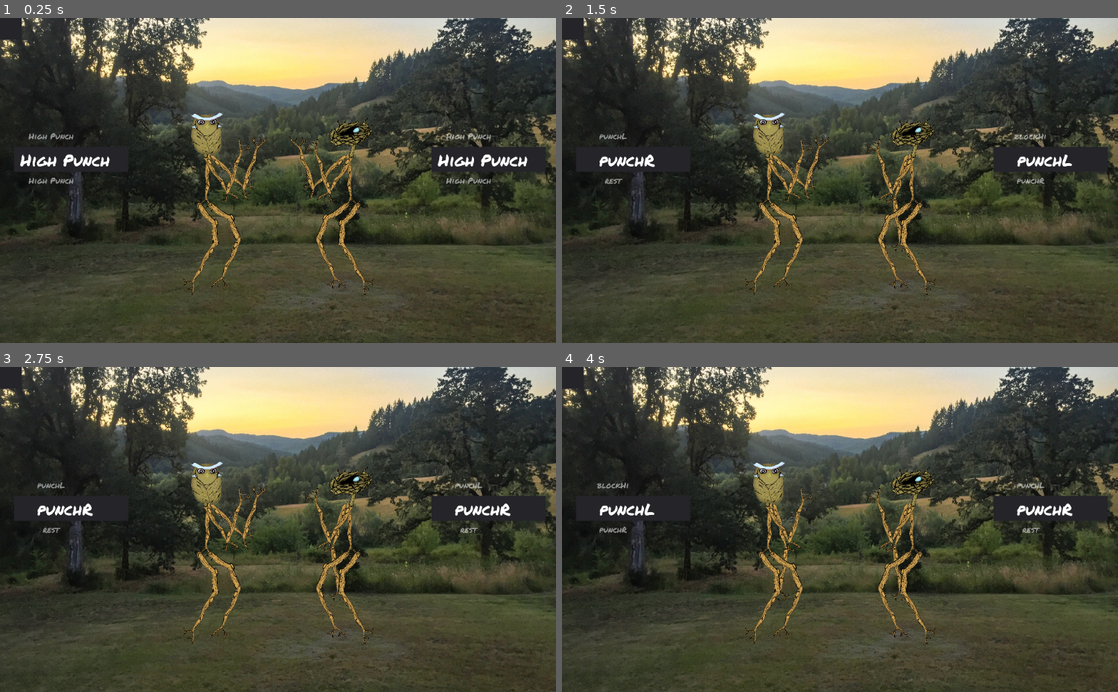
Above: before the commit, frames 1-4 (two rows, left to right).
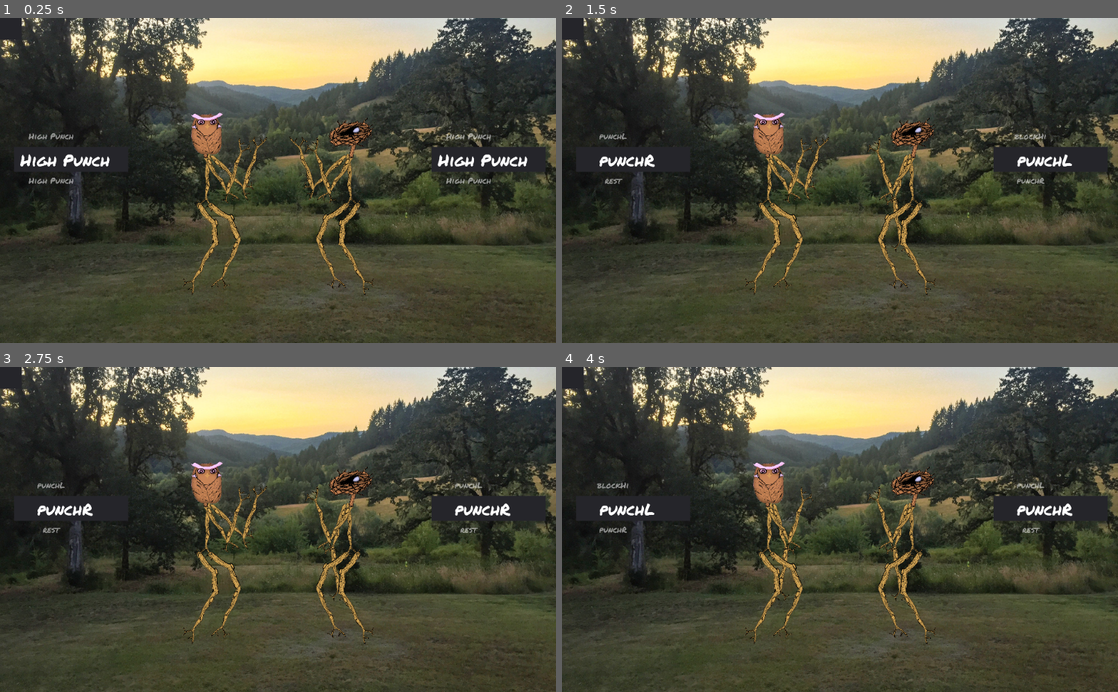
Above: after the commit, the same moments.

Repository: thesage1014/pigsSSJomt
Game: Godot game, scene res://sticky.tscn
Same seed, same stepped clock (60 frames per second), same inputs: the game is played once before the commit and once after it.
Inputs:
- Up to frame 1 (0.25 s): no input
- Up to frame 2 (1.5 s): tap Enter (ui_accept) at 0.5, 0.77 s; tap Left (p1_a) at 0.6 s; tap Up (p1_b) at 1.35 s
- Up to frame 3 (2.75 s): tap Enter (ui_accept) at 1.52, 2 s; tap Down (p1_c) at 2.1 s
- Up to frame 4 (4 s): tap Enter (ui_accept) at 2.75, 3.02, 3.77 s; tap A (p2_a) at 2.85 s; tap E (p2_b) at 3.6 s

The runs differ from the first frame. In frame 1, 0.5% of the frame differs, in the area x 34-67%, y 29-43%; in frame 2, 0.5%; in frame 3, 0.5%; in frame 4, 0.5%.

Commit message:
low block

Diff:
--- a/Fighter.tscn
+++ b/Fighter.tscn
@@ -389,6 +389,213 @@
 }
 
 [sub_resource type="Animation" id=4]
+resource_name = "blockLo"
+tracks/0/type = "value"
+tracks/0/path = NodePath("Torso/ArmL/AnimatedSprite4:rotation_degrees")
+tracks/0/interp = 1
+tracks/0/loop_wrap = true
+tracks/0/imported = false
+tracks/0/enabled = true
+tracks/0/keys = {
+"times": PoolRealArray( 0, 0.2, 1 ),
+"transitions": PoolRealArray( 1, 1, 1 ),
+"update": 0,
+"values": [ 1209.03, 1217.07, 1209.03 ]
+}
+tracks/1/type = "value"
+tracks/1/path = NodePath("Torso/ArmL:rotation_degrees")
+tracks/1/interp = 1
+tracks/1/loop_wrap = true
+tracks/1/imported = false
+tracks/1/enabled = true
+tracks/1/keys = {
+"times": PoolRealArray( 0, 0.2, 1 ),
+"transitions": PoolRealArray( 1, 1, 1 ),
+"update": 0,
+"values": [ 1835.49, 1762.54, 1835.49 ]
+}
+tracks/2/type = "value"
+tracks/2/path = NodePath("Torso/LegR/AnimatedSprite4:rotation_degrees")
+tracks/2/interp = 1
+tracks/2/loop_wrap = true
+tracks/2/imported = false
+tracks/2/enabled = true
+tracks/2/keys = {
+"times": PoolRealArray( 0, 0.2, 1 ),
+"transitions": PoolRealArray( 1, 1, 1 ),
+"update": 0,
+"values": [ -63.8573, -30.566, -63.8573 ]
+}
+tracks/3/type = "value"
+tracks/3/path = NodePath("Torso/LegR:rotation_degrees")
+tracks/3/interp = 1
+tracks/3/loop_wrap = true
+tracks/3/imported = false
+tracks/3/enabled = true
+tracks/3/keys = {
+"times": PoolRealArray( 0, 0.2, 1 ),
+"transitions": PoolRealArray( 1, 1, 1 ),
+"update": 0,
+"values": [ 40.0577, 44.3356, 40.0577 ]
+}
+tracks/4/type = "value"
+tracks/4/path = NodePath("Torso/LegL/AnimatedSprite4:rotation_degrees")
+tracks/4/interp = 1
+tracks/4/loop_wrap = true
+tracks/4/imported = false
+tracks/4/enabled = true
+tracks/4/keys = {
+"times": PoolRealArray( 0, 0.2, 1 ),
+"transitions": PoolRealArray( 1, 1, 1 ),
+"update": 0,
+"values": [ 1030.13, 1007.12, 1030.13 ]
+}
+tracks/5/type = "value"
+tracks/5/path = NodePath("Torso/LegL:rotation_degrees")
+tracks/5/interp = 1
+tracks/5/loop_wrap = true
+tracks/5/imported = false
+tracks/5/enabled = true
+tracks/5/keys = {
+"times": PoolRealArray( 0, 0.2, 1 ),
+"transitions": PoolRealArray( 1, 1, 1 ),
+"update": 0,
+"values": [ 23.4076, 18.7131, 23.4076 ]
+}
+tracks/6/type = "value"
+tracks/6/path = NodePath("Torso/neck/head:rotation_degrees")
+tracks/6/interp = 1
+tracks/6/loop_wrap = true
+tracks/6/imported = false
+tracks/6/enabled = true
+tracks/6/keys = {
+"times": PoolRealArray( 0, 0.2, 1 ),
+"transitions": PoolRealArray( 1, 1, 1 ),
+"update": 0,
+"values": [ 74.2536, 106.068, 74.2536 ]
+}
+tracks/7/type = "value"
+tracks/7/path = NodePath("Torso/neck:rotation_degrees")
+tracks/7/interp = 1
+tracks/7/loop_wrap = true
+tracks/7/imported = false
+tracks/7/enabled = true
+tracks/7/keys = {
+"times": PoolRealArray( 0, 0.2, 1 ),
+"transitions": PoolRealArray( 1, 1, 1 ),
+"update": 0,
+"values": [ -166.309, -213.478, -166.309 ]
+}
+tracks/8/type = "value"
+tracks/8/path = NodePath("Torso:rotation_degrees")
+tracks/8/interp = 1
+tracks/8/loop_wrap = true
+tracks/8/imported = false
+tracks/8/enabled = true
+tracks/8/keys = {
+"times": PoolRealArray( 0, 0.2, 1 ),
+"transitions": PoolRealArray( 1, 1, 1 ),
+"update": 0,
+"values": [ 88.243, 94.4836, 88.243 ]
+}
+tracks/9/type = "value"
+tracks/9/path = NodePath("Torso/ArmR/AnimatedSprite4:rotation_degrees")
+tracks/9/interp = 1
+tracks/9/loop_wrap = true
+tracks/9/imported = false
+tracks/9/enabled = true
+tracks/9/keys = {
+"times": PoolRealArray( 0, 0.2, 1 ),
+"transitions": PoolRealArray( 1, 1, 1 ),
+"update": 0,
+"values": [ 116.47, 35.368, 116.47 ]
+}
+tracks/10/type = "value"
+tracks/10/path = NodePath("Torso/ArmR:rotation_degrees")
+tracks/10/interp = 1
+tracks/10/loop_wrap = true
+tracks/10/imported = false
+tracks/10/enabled = true
+tracks/10/keys = {
+"times": PoolRealArray( 0, 0.2, 1 ),
+"transitions": PoolRealArray( 1, 1, 1 ),
+"update": 0,
+"values": [ 45.4322, 18.0636, 45.4322 ]
+}
+tracks/11/type = "value"
+tracks/11/path = NodePath("Torso/ArmR/AnimatedSprite4/Position2D:rotation_degrees")
+tracks/11/interp = 1
+tracks/11/loop_wrap = true
+tracks/11/imported = false
+tracks/11/enabled = true
+tracks/11/keys = {
+"times": PoolRealArray( 0, 0.2, 1 ),
+"transitions": PoolRealArray( 1, 1, 1 ),
+"update": 0,
+"values": [ -609.438, -502.782, -609.438 ]
+}
+tracks/12/type = "value"
+tracks/12/path = NodePath("Torso/LegR/AnimatedSprite4/Position2D:rotation_degrees")
+tracks/12/interp = 1
+tracks/12/loop_wrap = true
+tracks/12/imported = false
+tracks/12/enabled = true
+tracks/12/keys = {
+"times": PoolRealArray( 0, 0.2, 1 ),
+"transitions": PoolRealArray( 1, 1, 1 ),
+"update": 0,
+"values": [ -1234.07, -1272.49, -1234.07 ]
+}
+tracks/13/type = "value"
+tracks/13/path = NodePath("..:rotation_degrees")
+tracks/13/interp = 1
+tracks/13/loop_wrap = true
+tracks/13/imported = false
+tracks/13/enabled = true
+tracks/13/keys = {
+"times": PoolRealArray( 0 ),
+"transitions": PoolRealArray( 1 ),
+"update": 0,
+"values": [ 0.0 ]
+}
+tracks/14/type = "value"
+tracks/14/path = NodePath("Torso/ArmL/AnimatedSprite4/Position2D:rotation_degrees")
+tracks/14/interp = 1
+tracks/14/loop_wrap = true
+tracks/14/imported = false
+tracks/14/enabled = true
+tracks/14/keys = {
+"times": PoolRealArray( 0, 0.2, 1 ),
+"transitions": PoolRealArray( 1, 1, 1 ),
+"update": 0,
+"values": [ 177.295, 39.0422, 177.295 ]
+}
+tracks/15/type = "value"
+tracks/15/path = NodePath("Torso/LegL/AnimatedSprite4/Position2D:rotation_degrees")
+tracks/15/interp = 1
+tracks/15/loop_wrap = true
+tracks/15/imported = false
+tracks/15/enabled = true
+tracks/15/keys = {
+"times": PoolRealArray( 0, 0.2, 1 ),
+"transitions": PoolRealArray( 1, 1, 1 ),
+"update": 0,
+"values": [ 358.925, 386.623, 358.925 ]
+}
+tracks/16/type = "value"
+tracks/16/path = NodePath("Torso:position")
+tracks/16/interp = 1
+tracks/16/loop_wrap = true
+tracks/16/imported = false
+tracks/16/enabled = true
+tracks/16/keys = {
+"times": PoolRealArray( 0, 0.2, 1 ),
+"transitions": PoolRealArray( 1, 1, 1 ),
+"update": 0,
+"values": [ Vector2( 25.5059, 106.097 ), Vector2( 65.1733, 144.178 ), Vector2( 25.5059, 106.097 ) ]
+}
+
+[sub_resource type="Animation" id=5]
 tracks/0/type = "value"
 tracks/0/path = NodePath("Torso/LegL/AnimatedSprite4/Position2D:position")
 tracks/0/interp = 1
@@ -721,7 +928,6 @@
 frames = ExtResource( 3 )
 
 [node name="ArmR" type="AnimatedSprite" parent="Skeleton/Torso"]
-editor/display_folded = true
 position = Vector2( -644.386, 163.503 )
 rotation = 0.792942
 frames = ExtResource( 3 )
@@ -749,7 +955,6 @@
 }
 
 [node name="ArmL" type="AnimatedSprite" parent="Skeleton/Torso"]
-editor/display_folded = true
 position = Vector2( -654.04, -19.9221 )
 rotation = 32.0354
 frames = ExtResource( 3 )
@@ -775,7 +980,6 @@
 }
 
 [node name="LegR" type="AnimatedSprite" parent="Skeleton/Torso"]
-editor/display_folded = true
 position = Vector2( 558.182, 152.751 )
 rotation = 0.699139
 frames = ExtResource( 4 )
@@ -803,7 +1007,6 @@
 }
 
 [node name="LegL" type="AnimatedSprite" parent="Skeleton/Torso"]
-editor/display_folded = true
 position = Vector2( 551.068, -107.444 )
 rotation = 0.408539
 frames = ExtResource( 4 )
@@ -830,7 +1033,7 @@
 }
 
 [node name="neck" type="AnimatedSprite" parent="Skeleton/Torso"]
-modulate = Color( 0.807843, 0.941176, 1, 1 )
+modulate = Color( 0.956863, 0.807843, 1, 1 )
 position = Vector2( -664.656, 73.7129 )
 rotation = -2.90264
 scale = Vector2( 0.86162, 0.86162 )
@@ -850,7 +1053,8 @@
 
 [node name="AnimationPlayer" parent="Skeleton" instance=ExtResource( 8 )]
 anims/blockHi = SubResource( 3 )
-anims/kickL = SubResource( 4 )
-anims/kickR = SubResource( 5 )
-anims/punchL = SubResource( 6 )
-anims/punchR = SubResource( 7 )
+anims/blockLo = SubResource( 4 )
+anims/kickL = SubResource( 5 )
+anims/kickR = SubResource( 6 )
+anims/punchL = SubResource( 7 )
+anims/punchR = SubResource( 8 )
--- a/project.godot
+++ b/project.godot
@@ -59,4 +59,5 @@
 
 [rendering]
 
+quality/driver/driver_name="GLES2"
 environment/default_environment="res://default_env.tres"
Not shown: 4 places in Fighter.tscn that only renumber resources
